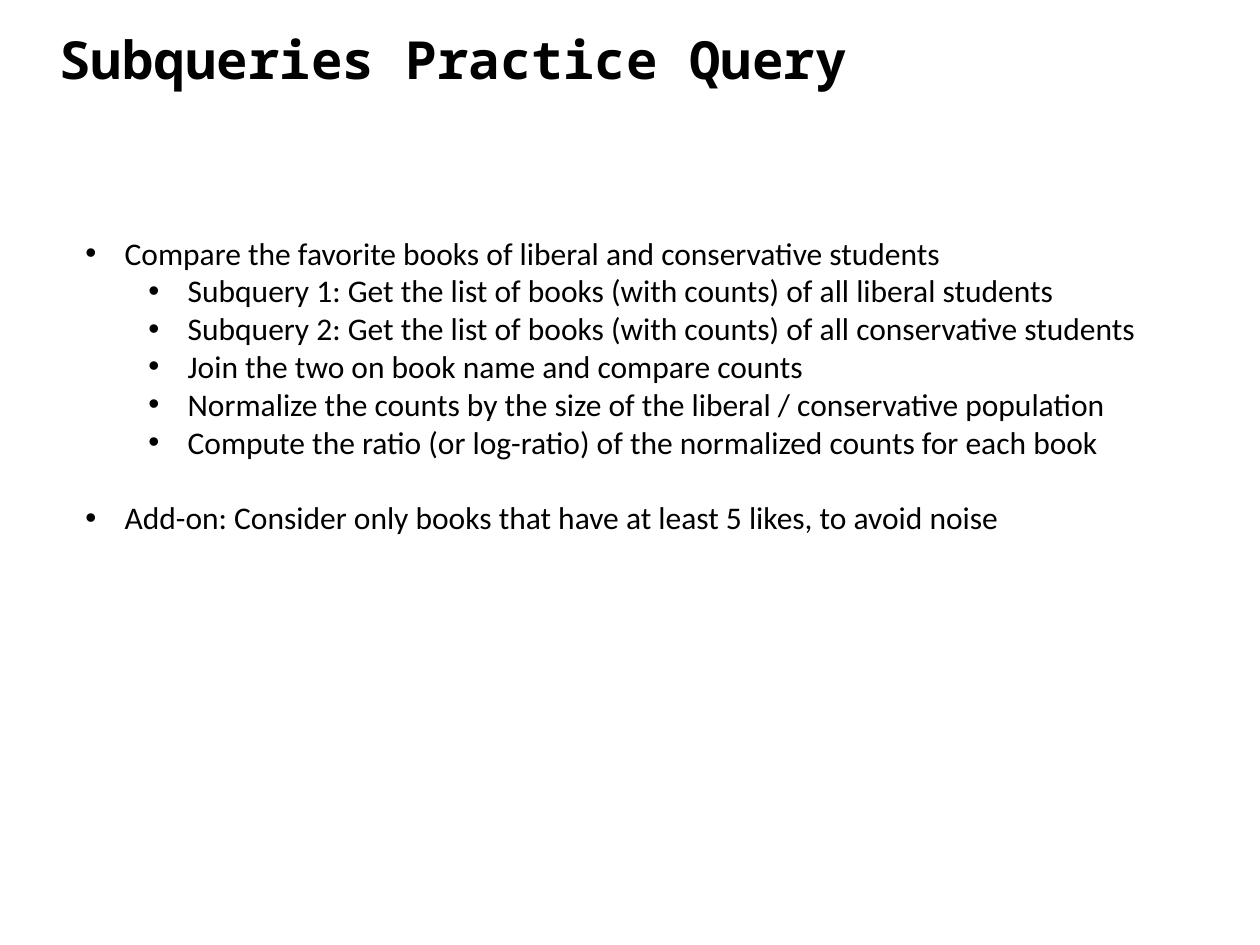
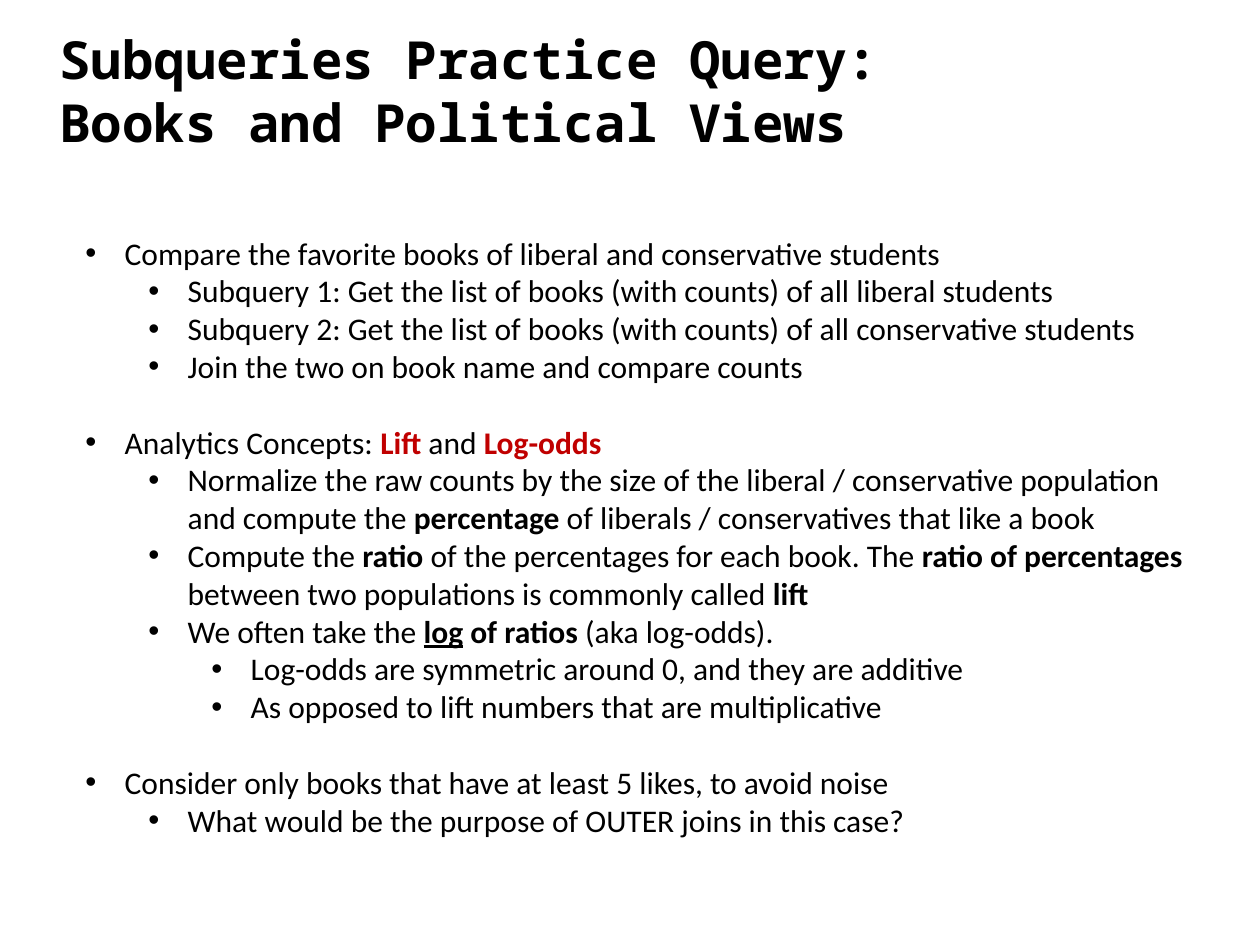
Before and after one commit to ipeirotis/introduction-to-databases, a slide deck: slide 13 of session6/F-SQL_Subqueries.pptx (slide 8 before the commit). Drawn at 1260x945 pixels with LibreOffice and Linux fonts; fonts in the diff are those of the drawing. Boxes give left, top, right and bottom in pixels: in the first picture for what was removed or moved away, otherwise in the second. Text is boxed around its words. In the diff, an @@ line names an element or a change of style, - is before the commit and + after.

```diff
--- a/session6/F-SQL_Subqueries.pptx
+++ b/session6/F-SQL_Subqueries.pptx
@@ text at (59, 38, 878, 143): text changed @@
-Subqueries Practice Query
+Subqueries Practice Query:
+Books and Political Views
@@ text at (125, 432, 1182, 838): text changed @@
-  • Normalize the counts by the size of the liberal / conservative population
-  • Compute the ratio (or log-ratio) of the normalized counts for each book
-• Add-on: Consider only books that have at least 5 likes, to avoid noise
+• Analytics Concepts: Lift and Log-odds
+  • Normalize the raw counts by the size of the liberal / conservative population and compute the percentage of liberals / conservatives that like a book
+  • Compute the ratio of the percentages for each book. The ratio of percentages between two populations is commonly called lift
+  • We often take the log of ratios (aka log-odds).
+    • Log-odds are symmetric around 0, and they are additive
+    • As opposed to lift numbers that are multiplicative
+• Consider only books that have at least 5 likes, to avoid noise
+  • What would be the purpose of OUTER joins in this case?
```
Also in this commit, not shown: 4 other slides changed, 7 slides added, 4 slides removed.
